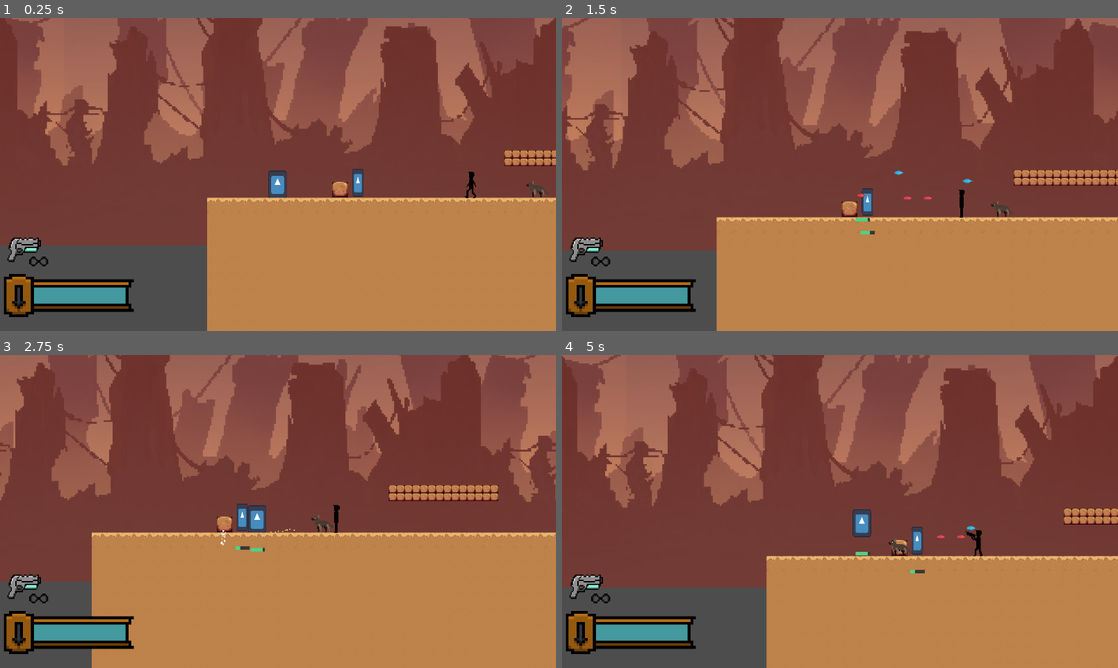
Above: before the commit, frames 1-4 (two rows, left to right).
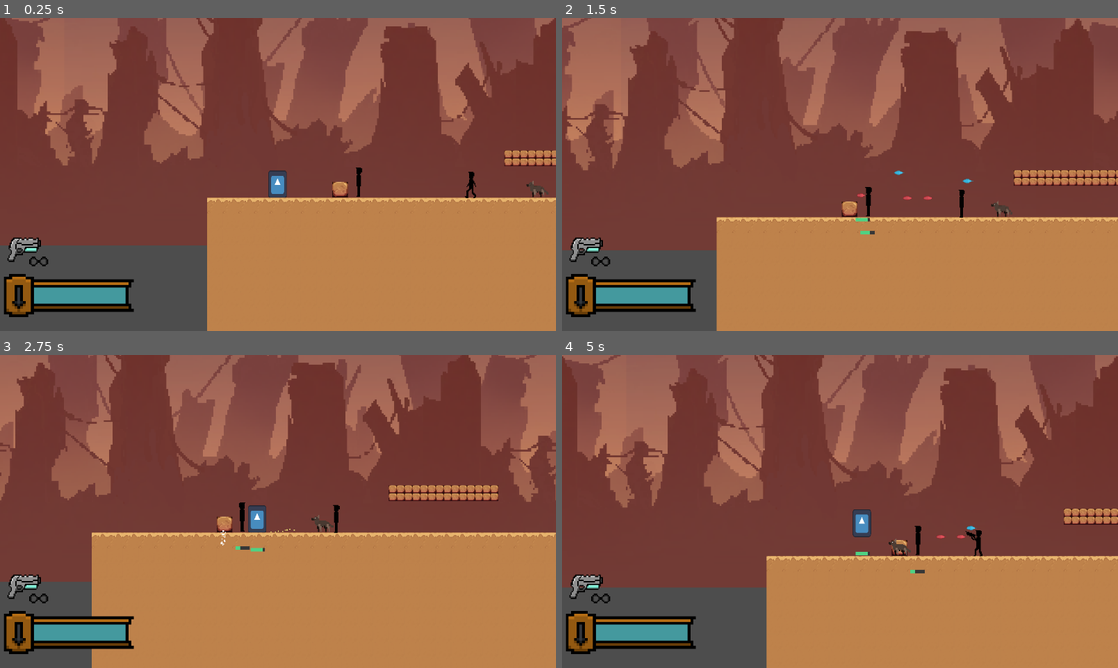
Above: after the commit, the same moments.

Repository: dzfrias/gladiator
Game: Godot game, scene res://scenes/level_playtest.tscn
Same seed, same stepped clock (60 frames per second), same inputs: the game is played once before the commit and once after it. This scene is started directly instead of the project's main scene. The engine's default icon, where the game draws it, is replaced by a stand-in: a white triangle on a blue panel in a dark square. Sound files missing from this copy of the repository are replaced by a short silence.
Inputs (mouse positions are in pixels of both pictures, inside the frame that each line leads up to):
- Up to frame 1 (0.25 s): no input
- Up to frame 2 (1.5 s): move the mouse to (812, 237) at 0.52 s; press the mouse at (812, 237) at 0.53 s; hold D (right) from 0.53 s (still down); tap Space (jump) at 0.77, 1.07 s; move the mouse to (1006, 221) at 1.27 s; release the mouse at (1006, 221) at 1.28 s; tap S (burrow) at 1.35 s
- Up to frame 3 (2.75 s): tap Space (jump) at 1.52, 1.82 s; click (444, 558) at 1.55 s; move the mouse to (111, 464) at 2.02 s; release D (right) at 2.03 s; hold A (left) from 2.03 s (still down); hold Shift (fallthrough) from 2.03 s (still down); click (111, 464) at 2.3 s
- Up to frame 4 (5 s): move the mouse to (867, 511) at 2.77 s; release Shift (fallthrough) at 2.78 s; click (867, 511) at 2.85 s; tap Space (jump) at 3.02, 3.32, 3.77, 4.07, 4.52, 4.82 s; move the mouse to (756, 433) at 3.52 s; hold Right mouse button (fire_alt) 3.53-4.28 s; click (756, 433) at 3.8 s; move the mouse to (962, 495) at 4.27 s; release A (left) at 4.28 s; hold D (right) from 4.28 s (still down); tap I (interact) at 4.35 s; click (962, 495) at 4.55 s

The runs differ from the first frame. In frame 1, 0.2% of the frame differs, in the area x 63-66%, y 47-58%; in frame 2, 0.2%; in frame 3, 0.2%; in frame 4, 0.2%, in the area x 62-65%, y 54-64%.

Commit message:
add idle ranged enemy sprites

Diff:
--- a/scenes/idle_shooter.tscn
+++ b/scenes/idle_shooter.tscn
@@ -1,26 +1,66 @@
-[gd_scene load_steps=14 format=3 uid="uid://b6n4ygstauqcx"]
+[gd_scene load_steps=19 format=3 uid="uid://b6n4ygstauqcx"]
 
 [ext_resource type="Script" path="res://scripts/enemies/idle_shooter.gd" id="1_gcame"]
-[ext_resource type="PackedScene" uid="uid://b1ft1sjche2hl" path="res://scenes/shooter_projectile.tscn" id="2_wdbwm"]
 [ext_resource type="PackedScene" uid="uid://ch01mb13w86qc" path="res://scenes/particles/impact_particles.tscn" id="3_fhmks"]
-[ext_resource type="Texture2D" uid="uid://dccns2r7l5dx3" path="res://assets/icon.svg" id="4_eip30"]
 [ext_resource type="Script" path="res://scripts/health.gd" id="5_f8rp7"]
 [ext_resource type="Script" path="res://scripts/player/weapon.gd" id="5_undrq"]
 [ext_resource type="Resource" uid="uid://cm6ckunk22kfc" path="res://resources/shooter.tres" id="6_irxur"]
 [ext_resource type="Script" path="res://scripts/direction.gd" id="6_ofpms"]
 [ext_resource type="Script" path="res://scripts/ui/health_bar_creator.gd" id="9_1qrsf"]
+[ext_resource type="Texture2D" uid="uid://pg03u11dtteq" path="res://assets/Art/shooter_attacking_spritesheet.png" id="10_ewx11"]
+[ext_resource type="Texture2D" uid="uid://bd81i4uhmmb8n" path="res://assets/Art/enemy_crouch.png" id="11_y4cef"]
+[ext_resource type="Texture2D" uid="uid://dtqibqr63q0r2" path="res://assets/Art/shooter_idle.png" id="12_6sb6m"]
+[ext_resource type="Script" path="res://scripts/enemies/idle_shooter_animations.gd" id="12_npl6x"]
 
 [sub_resource type="RectangleShape2D" id="RectangleShape2D_d8kds"]
 size = Vector2(25.92, 66.88)
 
 [sub_resource type="RectangleShape2D" id="RectangleShape2D_qe3f6"]
-size = Vector2(26, 26)
+size = Vector2(26, 49)
 
 [sub_resource type="CircleShape2D" id="CircleShape2D_oetyt"]
 radius = 360.0
 
 [sub_resource type="CircleShape2D" id="CircleShape2D_c2f02"]
 radius = 400.0
+
+[sub_resource type="AtlasTexture" id="AtlasTexture_pnkod"]
+atlas = ExtResource("10_ewx11")
+region = Rect2(0, 0, 32, 32)
+
+[sub_resource type="AtlasTexture" id="AtlasTexture_3jemg"]
+atlas = ExtResource("10_ewx11")
+region = Rect2(32, 0, 32, 32)
+
+[sub_resource type="SpriteFrames" id="SpriteFrames_8og87"]
+animations = [{
+"frames": [{
+"duration": 1.0,
+"texture": ExtResource("11_y4cef")
+}],
+"loop": true,
+"name": &"hide",
+"speed": 5.0
+}, {
+"frames": [{
+"duration": 1.0,
+"texture": SubResource("AtlasTexture_pnkod")
+}, {
+"duration": 1.0,
+"texture": SubResource("AtlasTexture_3jemg")
+}],
+"loop": true,
+"name": &"shoot",
+"speed": 5.0
+}, {
+"frames": [{
+"duration": 1.0,
+"texture": ExtResource("12_6sb6m")
+}],
+"loop": true,
+"name": &"stand",
+"speed": 5.0
+}]
 
 [node name="IdleShooter" type="CharacterBody2D"]
 collision_layer = 130
@@ -34,19 +74,8 @@
 shape = SubResource("RectangleShape2D_d8kds")
 
 [node name="HideCollision" type="CollisionShape2D" parent="."]
-position = Vector2(-0.00800037, -12)
+position = Vector2(-0.00800037, -23.5)
 shape = SubResource("RectangleShape2D_qe3f6")
-
-[node name="StandSprite" type="Sprite2D" parent="."]
-position = Vector2(-0.00800037, -33)
-scale = Vector2(0.203, 0.499)
-texture = ExtResource("4_eip30")
-
-[node name="HideSprite" type="Sprite2D" parent="."]
-visible = false
-position = Vector2(0, -14)
-scale = Vector2(0.203, 0.208)
-texture = ExtResource("4_eip30")
 
 [node name="DetectionZone" type="Area2D" parent="."]
 visible = false
@@ -61,7 +90,6 @@
 position = Vector2(0, -48)
 script = ExtResource("5_undrq")
 weapon_stats = ExtResource("6_irxur")
-projectile_prefab = ExtResource("2_wdbwm")
 
 [node name="Direction" type="Node" parent="."]
 script = ExtResource("6_ofpms")
@@ -86,3 +114,11 @@
 position = Vector2(0, -20)
 target_position = Vector2(-60, 0)
 collision_mask = 64
+
+[node name="AnimatedSprite2D" type="AnimatedSprite2D" parent="." node_paths=PackedStringArray("shooter")]
+position = Vector2(1, -35)
+scale = Vector2(2.15625, 2.15625)
+sprite_frames = SubResource("SpriteFrames_8og87")
+animation = &"hide"
+script = ExtResource("12_npl6x")
+shooter = NodePath("..")
--- a/scenes/shooter.tscn
+++ b/scenes/shooter.tscn
@@ -1,7 +1,6 @@
-[gd_scene load_steps=28 format=3 uid="uid://b8sfq85fv1ul4"]
+[gd_scene load_steps=27 format=3 uid="uid://b8sfq85fv1ul4"]
 
 [ext_resource type="Script" path="res://scripts/enemies/shooter.gd" id="1_a5ml5"]
-[ext_resource type="PackedScene" uid="uid://b1ft1sjche2hl" path="res://scenes/shooter_projectile.tscn" id="2_5g1nj"]
 [ext_resource type="Script" path="res://scripts/health.gd" id="3_arjap"]
 [ext_resource type="Texture2D" uid="uid://xjtn8nlrk00x" path="res://assets/Art/enemy_walk_spritesheet.png" id="3_of8la"]
 [ext_resource type="PackedScene" uid="uid://ch01mb13w86qc" path="res://scenes/particles/impact_particles.tscn" id="3_qpshq"]
@@ -143,7 +142,6 @@
 position = Vector2(0, -11)
 script = ExtResource("5_rapbo")
 weapon_stats = ExtResource("6_cglso")
-projectile_prefab = ExtResource("2_5g1nj")
 
 [node name="Direction" type="Node" parent="."]
 script = ExtResource("5_x6nd1")
--- a/scripts/enemies/idle_shooter.gd
+++ b/scripts/enemies/idle_shooter.gd
@@ -11,9 +11,13 @@
 @onready var box_detection = $BoxDetection
 var _state: State = State.HIDING
 @onready var _tracking: Node2D = Player.Instance
+var preparing_to_fire = false
+var is_idle = false
 
 var box_position: Vector2
 var has_box: bool = false
+
+signal on_state_changed(state)
 
 enum State {
 	HIDING,
@@ -37,31 +41,31 @@
 		State.HIDING:
 			if !has_box:
 				_state = State.STANDING
+				on_state_changed.emit(_state)
 
 			var xdist := _tracking.position.x - position.x
 			$StandCollision.disabled = true
 			$HideCollision.disabled = false
-			$StandSprite.visible = false
-			$HideSprite.visible = true
 			$Direction.scalar = signf(xdist)
 			if detection_zone.has_overlapping_bodies() and (weapon.ammo > 0 or !_is_box_inbetween()):
 				_state = State.STANDING
+				on_state_changed.emit(_state)
 		State.STANDING:
 			var xdist := _tracking.position.x - position.x
 			$Direction.scalar = signf(xdist)
 			$HideCollision.disabled = true
 			$StandCollision.disabled = false
-			$StandSprite.visible = true
-			$HideSprite.visible = false
 
 			var y_distance = abs(global_position.y - Player.Instance.global_position.y)
 			if $DetectionZone.has_overlapping_bodies() and y_distance <= y_attack_cutoff:
 				if weapon.ammo > 0:
-					_shoot()
-				elif !weapon.is_reloading:
-					weapon.reload()
-				elif has_box and _is_box_inbetween():
-					_hide()
+					if !preparing_to_fire:
+						_shoot()
+				elif !is_idle:
+					if !weapon.is_reloading:
+						weapon.reload()
+					elif has_box and _is_box_inbetween():
+						_hide()
 
 	move_and_slide()
 
@@ -74,21 +78,28 @@
 
 func _shoot() -> void:
 	notify(notify_depth)
+	print("SHOOT")
+	preparing_to_fire = true
+	await get_tree().create_timer(prepare_attack_time).timeout
 	_state = State.SHOOTING
-	await get_tree().create_timer(prepare_attack_time).timeout
+	on_state_changed.emit(_state)
+	preparing_to_fire = false
 	while weapon.ammo > 0:
 		await weapon.fire($Direction)
+	_state = State.STANDING
+	on_state_changed.emit(_state)
+	is_idle = true
 	await get_tree().create_timer(idle_time).timeout
+	is_idle = false
 	if box_position and _is_box_inbetween():
 		_hide()
-	else:
-		_state = State.STANDING
 
 func _is_box_inbetween():
 	return sign(global_position.x - box_position.x) == sign(global_position.x - Player.Instance.global_position.x)
 
 func _hide():
 	_state = State.HIDING
+	on_state_changed.emit(_state)
 	if !weapon.is_reloading and weapon.ammo <= 0:
 		await weapon.reload()
 
--- /dev/null
+++ b/scripts/enemies/idle_shooter_animations.gd
@@ -0,0 +1,18 @@
+extends AnimatedSprite2D
+
+@export var shooter: IdleShooter
+
+func _ready() -> void:
+	shooter.on_state_changed.connect(_on_state_changed)
+
+func _process(delta: float) -> void:
+	flip_h = get_node("../Direction").scalar == 1
+
+func _on_state_changed(state):
+	print(state)
+	if state == IdleShooter.State.HIDING:
+		play("hide")
+	elif state == IdleShooter.State.SHOOTING:
+		play("shoot")
+	elif IdleShooter.State.STANDING:
+		play("stand")
Binary file added: assets/Art/enemy_crouch.png
Not shown, added: assets/Art/enemy_crouch.png.import
